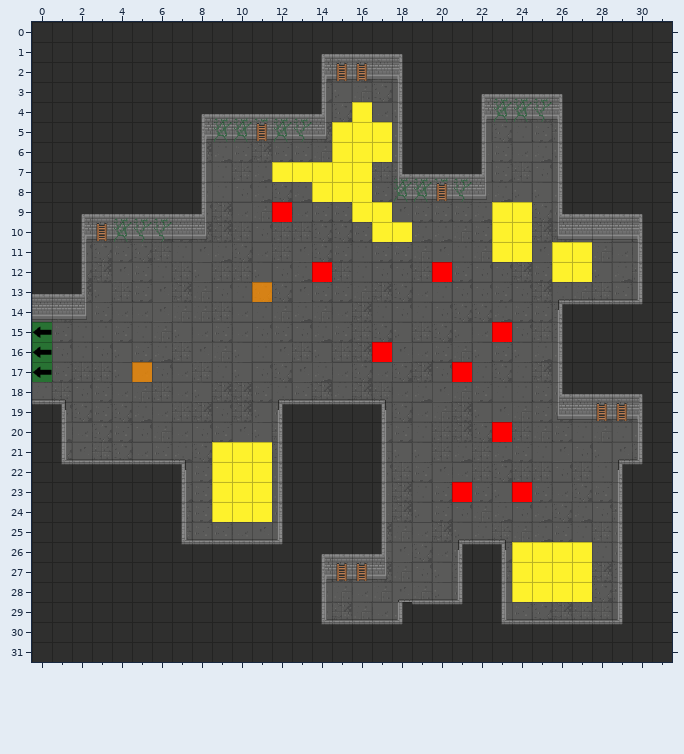
Two versions of a level (Tiled map, GrupaTNT/Assets/Resources/RoomData/ROOM_1_W_3.tmx). The first picture shows the starting point.
Cells are 32x32 px. Shown: x 0..31, y 0..31.
The same view after the edit:
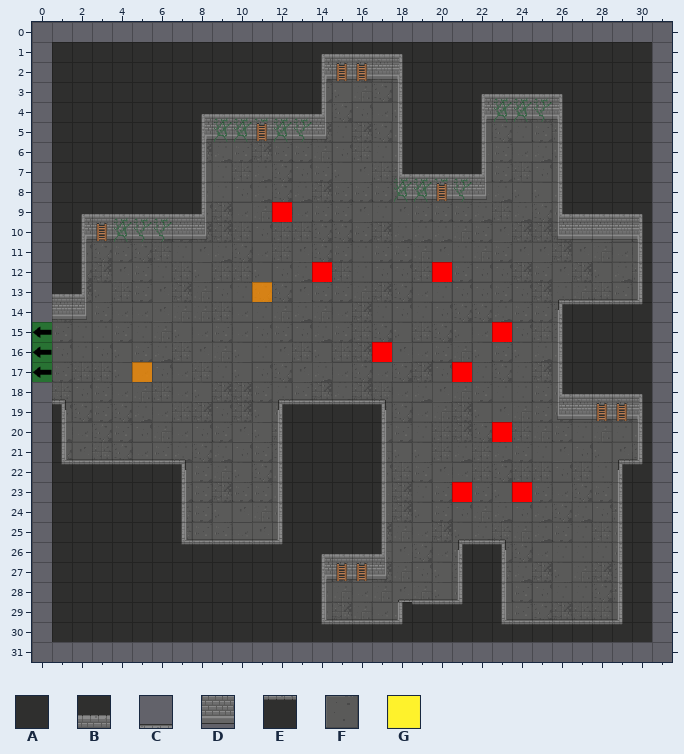
Key: from "Dungeon_Tileset_2": A 17, B 33, C 36, D 49, E 52, F 88; from "flags": G 9.
_ is an empty cell, # one hidden under a higher layer.
Change:
Layer "Floor":
y 0: x 14..18 ##### -> _____
y 14: x 0 F -> _; x 31 # -> _
y 15..17: x 31 # -> _
y 18: x 0 F -> _; x 31 # -> _
y 31: x 14..18 ##### -> _____
Layer "Walls":
y 0: x 0..31 AAAAAAAAAAAAAAAAAAAAAAAAAAAAAAAA -> ________________________________
y 1..12: x 0 A -> _; x 31 A -> _
y 13: x 0 B -> _; x 31 A -> _
y 14: x 0 D -> _; x 31 A -> _
y 15..17: x 31 A -> _
y 18: x 0 C -> _; x 31 A -> _
y 19: x 0 E -> _; x 31 A -> _
y 20..30: x 0 A -> _; x 31 A -> _
y 31: x 0..31 AAAAAAAAAAAAAAAAAAAAAAAAAAAAAAAA -> ________________________________
Layer "Flags":
y 4: x 16 G -> _
y 5..6: x 15..17 GGG -> ___
y 7: x 12..16 GGGGG -> _____
y 8: x 14..16 GGG -> ___
y 9: x 16..17 GG -> __; x 23..24 GG -> __
y 10: x 17..18 GG -> __; x 23..24 GG -> __
y 11: x 23..24 GG -> __; x 26..27 GG -> __
y 12: x 26..27 GG -> __
y 21..24: x 9..11 GGG -> ___
y 26..28: x 24..27 GGGG -> ____
Pixel boxes of the changes (left, top, right, bottom) in both pictures:
removed: (32, 22, 672, 662)
